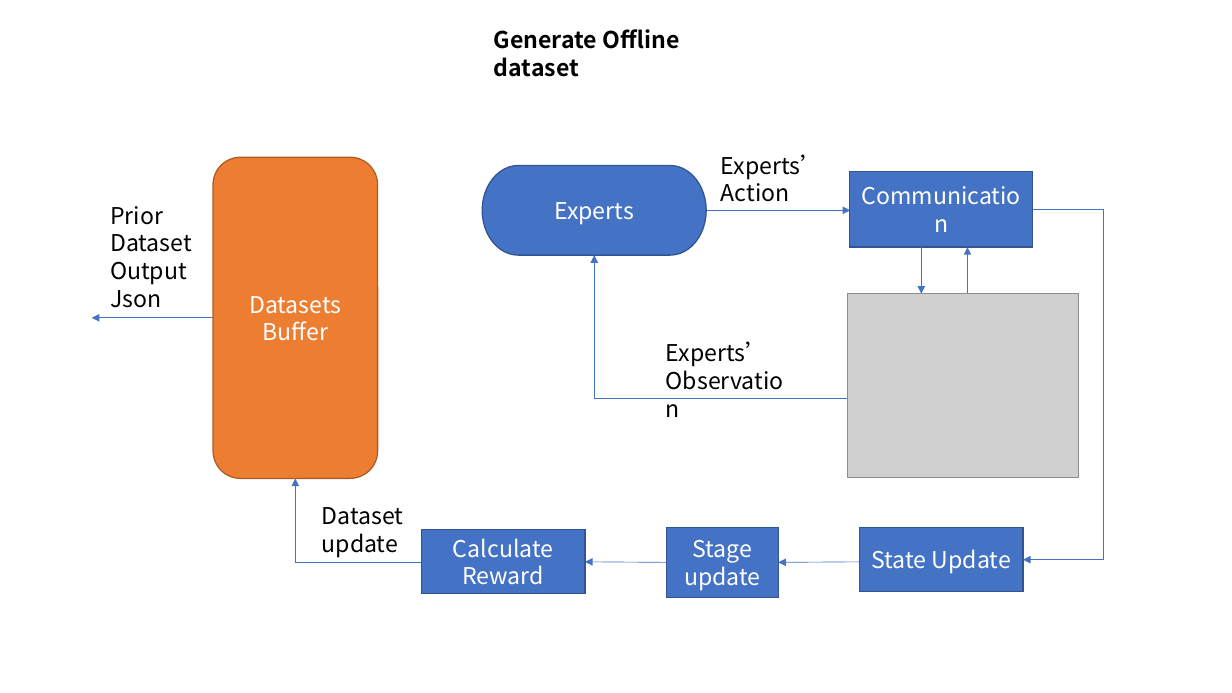
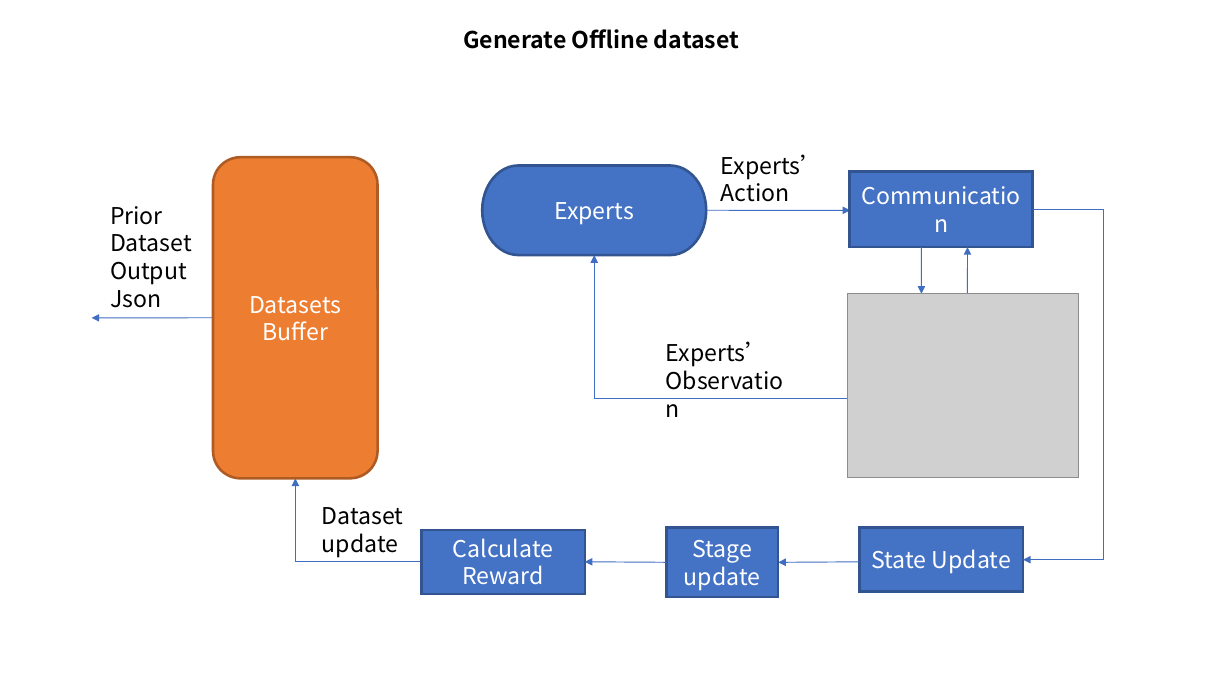
Before and after one commit to ttopeor/RLproject, a slide deck: slide 5 of reference/FinalPresentationPPT.pptx (slide 4 before the commit). Drawn at 1232x693 pixels with LibreOffice and Linux fonts; fonts in the diff are those of the drawing; grey boxes stand for pictures. Boxes give left, top, right and bottom in pixels: in the first picture for what was removed or moved away, otherwise in the second. Text is boxed around its words. In the diff, an @@ line names an element or a change of style, - is before the commit and + after.

Commit message:
add slides to the final ppt

```diff
--- a/reference/FinalPresentationPPT.pptx
+++ b/reference/FinalPresentationPPT.pptx
@@ text "Generate Offline dataset" rewrapped from [494, 29, 679, 77] to [463, 29, 739, 49] @@
@@ rounded rectangle "Datasets Buffer" at [213, 157, 378, 479]: outline #AF5C24 1 pt to #AF5C24 2 pt; proportions changed @@
@@ pill shape "Experts" at [482, 165, 706, 255]: outline #325491 1 pt to #325491 2 pt @@
@@ arrow removed from (706, 211) to (850, 211) @@
@@ freeform shape added at [706, 211, 850, 211], outline #3F6FC3 0.75 pt @@
@@ arrow removed from (213, 318) to (91, 318) @@
@@ freeform shape added at [91, 318, 213, 318], outline #3F6FC3 0.75 pt @@
@@ arrow removed from (666, 563) to (585, 562) @@
@@ freeform shape added at [585, 562, 666, 563], outline #3F6FC3 0.75 pt @@
@@ arrow removed from (860, 562) to (778, 563) @@
@@ freeform shape added at [778, 562, 860, 563], outline #3F6FC3 0.75 pt @@
```
Also in this commit, not shown: 4 other slides changed, 5 slides added, 1 other file.
